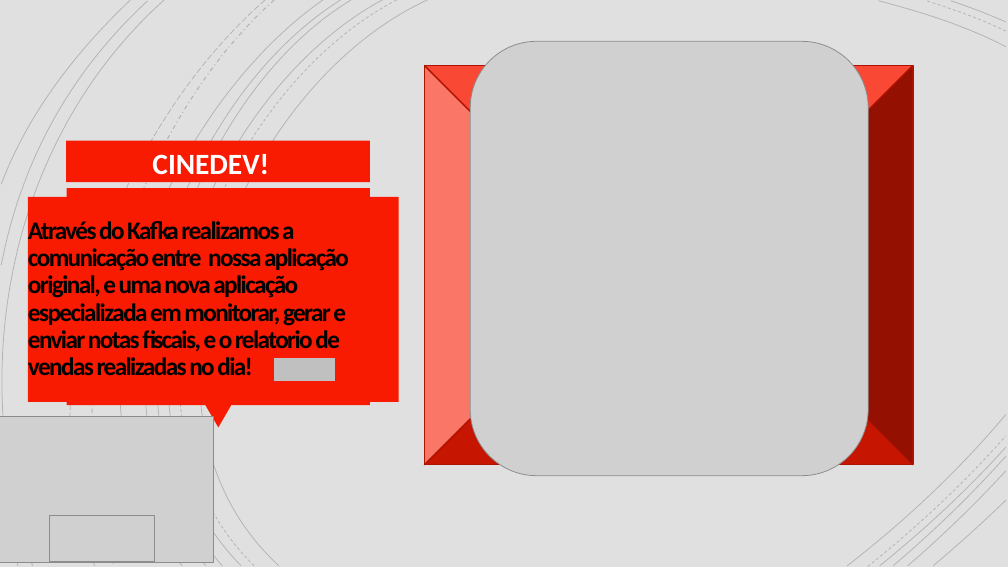
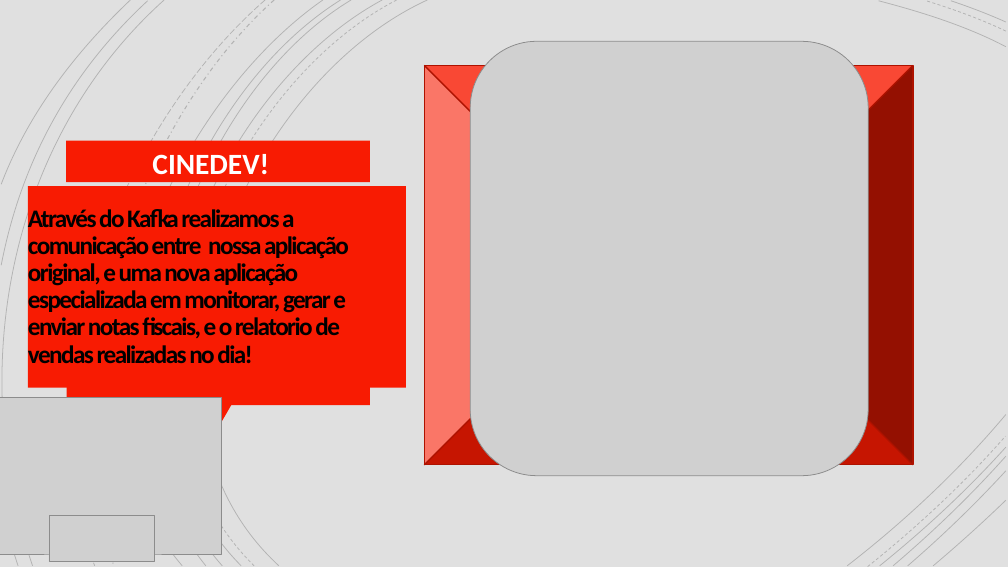
Before and after one commit to mathgonca/trabalho-final-spring, a slide deck: slide 2 of apresentacao.pptx. Drawn at 1008x567 pixels with LibreOffice and Linux fonts; fonts in the diff are those of the drawing; grey boxes stand for pictures. Boxes give left, top, right and bottom in pixels: in the first picture for what was removed or moved away, otherwise in the second. Text is boxed around its words. In the diff, an @@ line names an element or a change of style, - is before the commit and + after.

```diff
--- a/apresentacao.pptx
+++ b/apresentacao.pptx
@@ title "Através do Kafka realizamos a ...": place and size @@
-title "Através do Kafka realizamos a ..." at (28,197,399,402)
+title "Através do Kafka realizamos a ..." at (28,186,406,388)
@@ picture: place and size @@
-picture at (0,417,213,563)
+picture at (0,398,222,554)
```
Also in this commit, not shown: 1 other slide changed, 1 other file.
